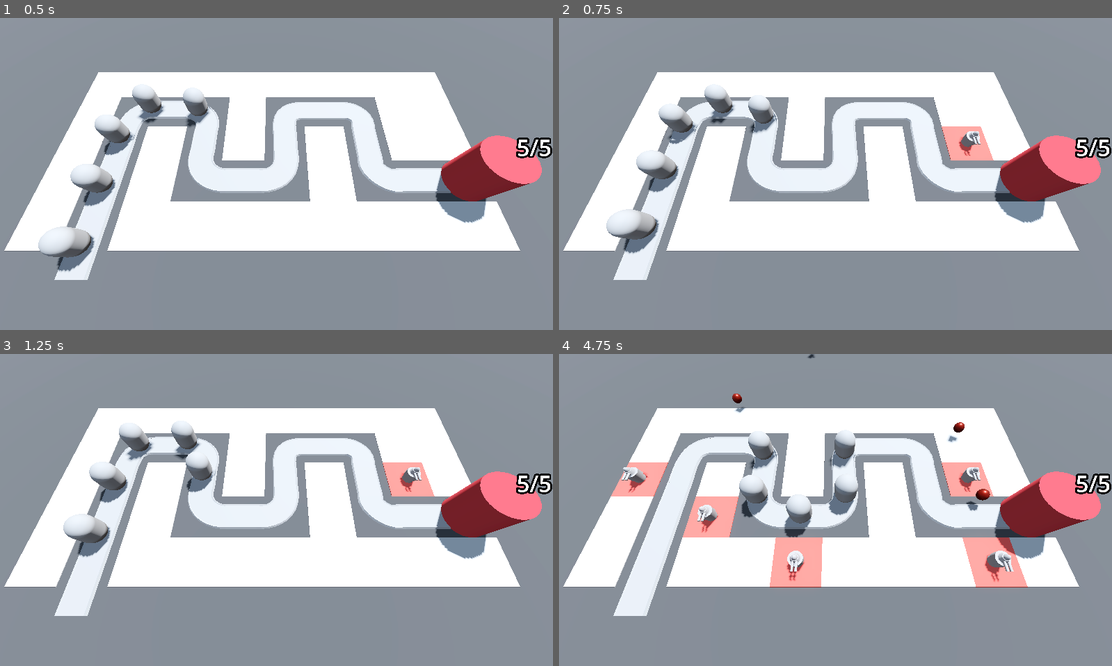
Above: before the commit, frames 1-4 (two rows, left to right).
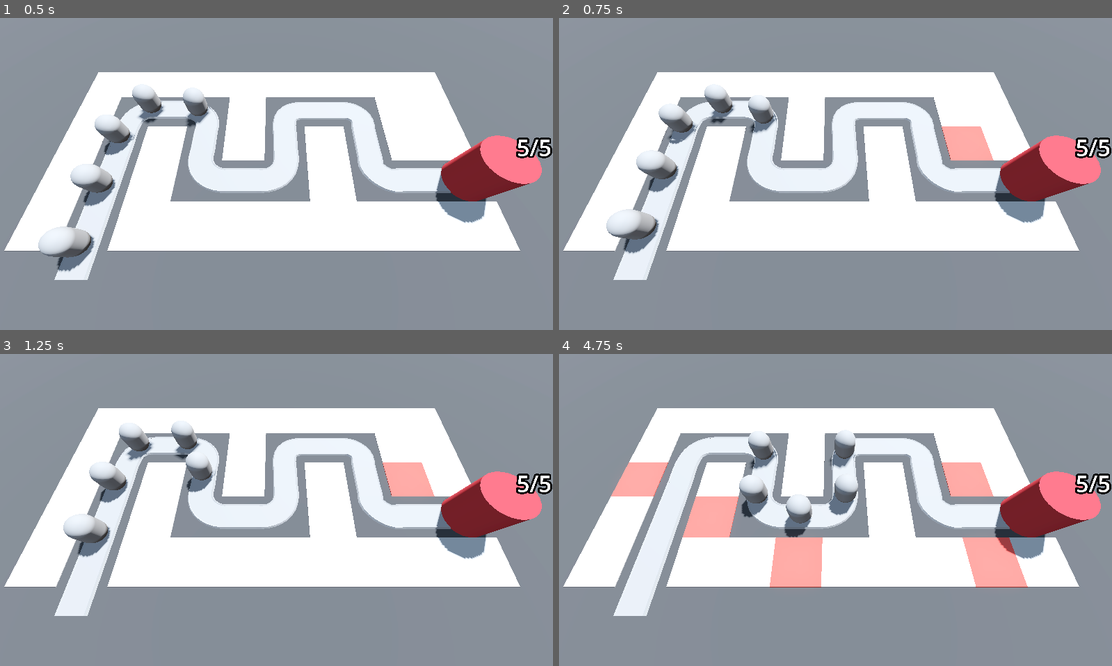
Above: after the commit, the same moments.

Repository: prokosim/barbar-blast
Game: Godot game, scene res://BaseLevel.tscn
The game is run twice, just before and just after one commit, with the same random seed, the same clock (stepped at 60 frames per second) and the same inputs.
Inputs (mouse positions are in pixels of both pictures, inside the frame that each line leads up to):
- Up to frame 1 (0.5 s): no input
- Up to frame 2 (0.75 s): move the mouse to (957, 158) at 0.52 s; press the mouse at (957, 158) at 0.53 s
- Up to frame 3 (1.25 s): no input
- Up to frame 4 (4.75 s): move the mouse to (724, 525) at 1.27 s; release the mouse at (724, 525) at 1.28 s; click (724, 525) at 1.35 s; move the mouse to (890, 441) at 2.02 s; press the mouse at (890, 441) at 2.03 s; move the mouse to (807, 572) at 2.77 s; release the mouse at (807, 572) at 2.78 s; click (807, 572) at 2.85 s; move the mouse to (1001, 556) at 3.52 s; press the mouse at (1001, 556) at 3.53 s; move the mouse to (669, 463) at 4.27 s; release the mouse at (669, 463) at 4.28 s; click (669, 463) at 4.35 s

Frame 1 is identical in both runs. In frame 2, 0.2% of the frame differs, in the area x 72-77%, y 36-45%; in frame 3, 0.2%; in frame 4, 1.4%, in the area x 11-83%, y 0-74%.
Error after the commit: Invalid call to function 'build_turret' in base 'Node3D (turret_manager.gd)'. Expected 2 arguments. (res://RayPickerCamera/ray_picker_camera.gd:26)

Commit message:
not like this

Diff:
--- a/BaseLevel.tscn
+++ b/BaseLevel.tscn
@@ -128,6 +128,7 @@
 
 [node name="Base" parent="." instance=ExtResource("3_mdvbu")]
 
-[node name="TurretManager" type="Node3D" parent="."]
+[node name="TurretManager" type="Node3D" parent="." node_paths=PackedStringArray("enemy_path")]
 script = ExtResource("5_hmyp3")
 turret = ExtResource("6_c16c0")
+enemy_path = NodePath("../Path3D")
--- a/Turret/turret.gd
+++ b/Turret/turret.gd
@@ -1,6 +1,9 @@
 extends Node3D
 
 @export var projectile: PackedScene
+
+var enemy_path: Path3D
+
 @onready var turret_head: MeshInstance3D = $TurretBase/TurretTop/TurretHead
 
 
--- a/turret_manager.gd
+++ b/turret_manager.gd
@@ -3,7 +3,8 @@
 @export var turret: PackedScene
 @export var enemy_path: Path3D
 
-func build_turret(turret_position) -> void:
+func build_turret(turret_position, enemy_path: Path3D) -> void:
+	var enemy_path_ref = enemy_path
 	var new_turret = turret.instantiate()
 	add_child(new_turret)
 	new_turret.global_position = turret_position
Not shown: 4 places in MeshLibraries/SpaceLibrary.tres that only renumber resources
